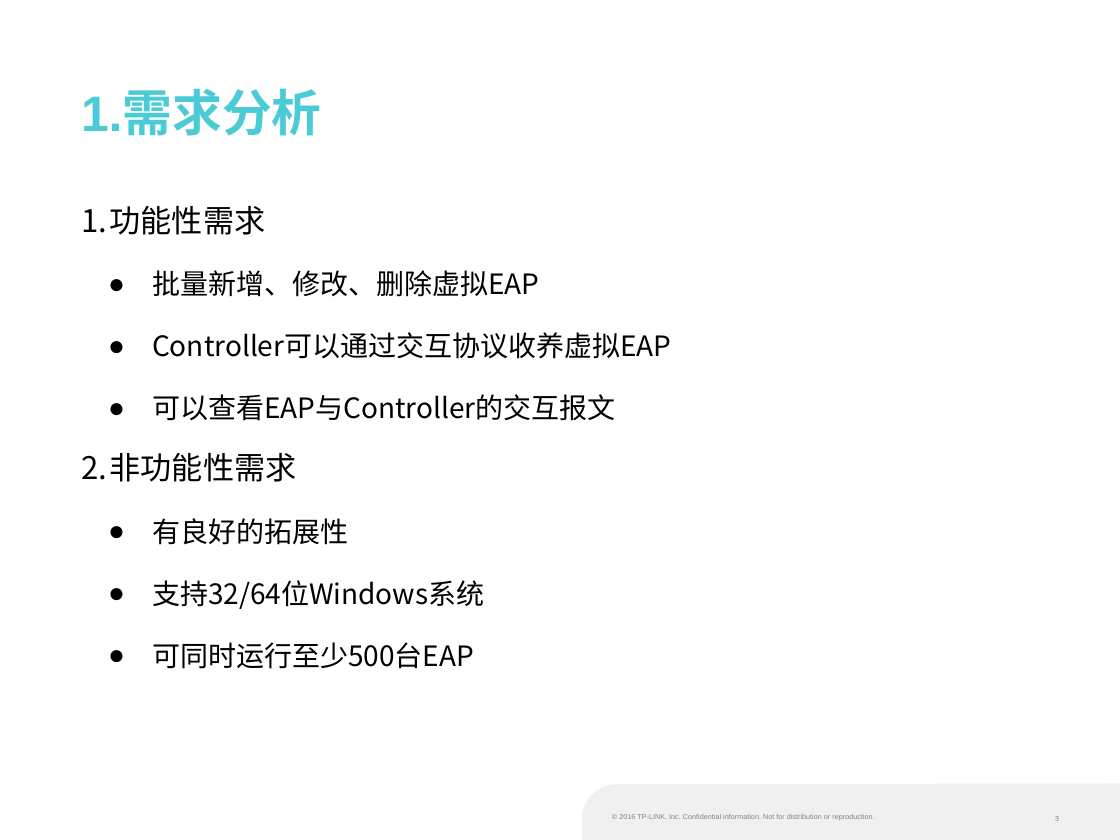
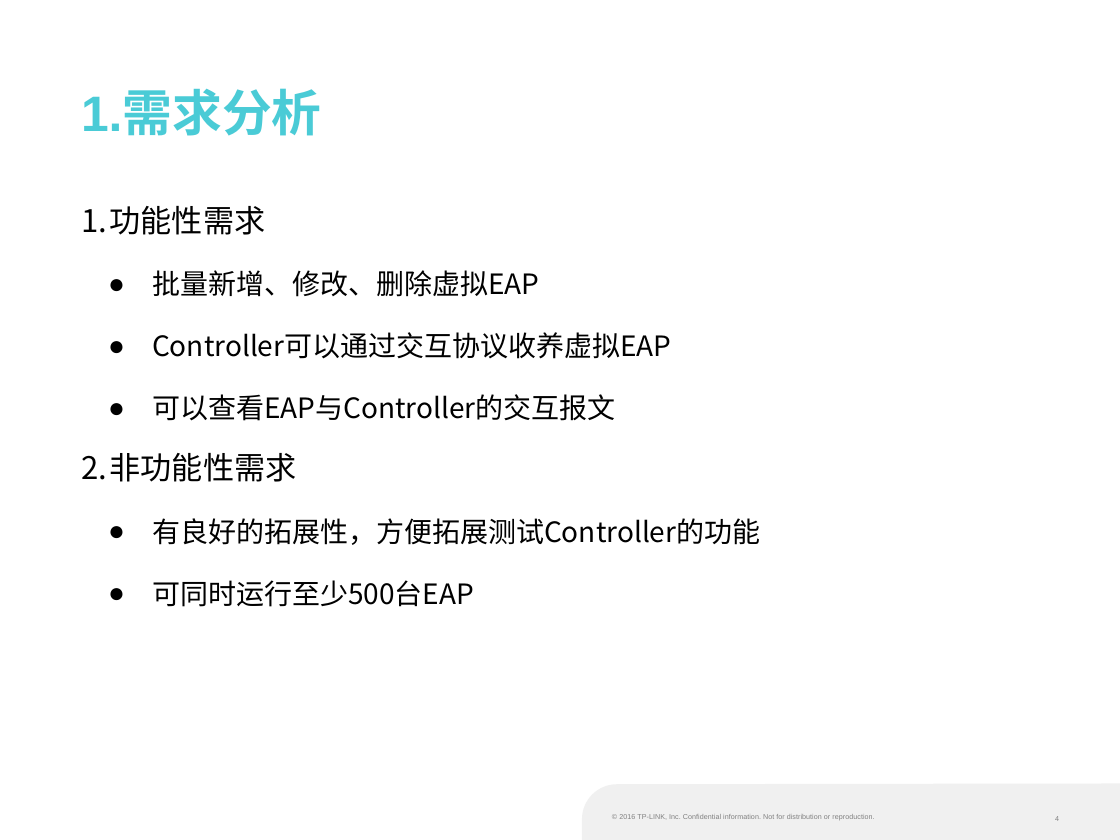
Before and after one commit to liufangri/eapsimulator, a slide deck: slide 4 of docs/培训课题/W10582孙晓宇.pptx (slide 3 before the commit). Drawn at 1120x840 pixels with LibreOffice and Linux fonts; fonts in the diff are those of the drawing; background and template pictures are left out. Boxes give left, top, right and bottom in pixels: in the first picture for what was removed or moved away, otherwise in the second. Text is boxed around its words. In the diff, an @@ line names an element or a change of style, - is before the commit and + after.

```diff
--- a/docs/培训课题/W10582孙晓宇.pptx
+++ b/docs/培训课题/W10582孙晓宇.pptx
@@ text at (152, 518, 760, 545): text changed @@
-  ● 有良好的拓展性
-  ● 支持32/64位Windows系统
+  ● 有良好的拓展性，方便拓展测试Controller的功能
```
Also in this commit, not shown: 16 other slides changed, 6 slides added, 1 slide removed, 6 other files.
